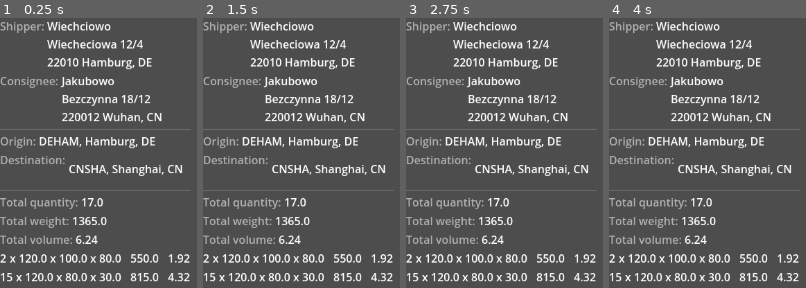
Above: before the commit, frames 1-4 (left to right).
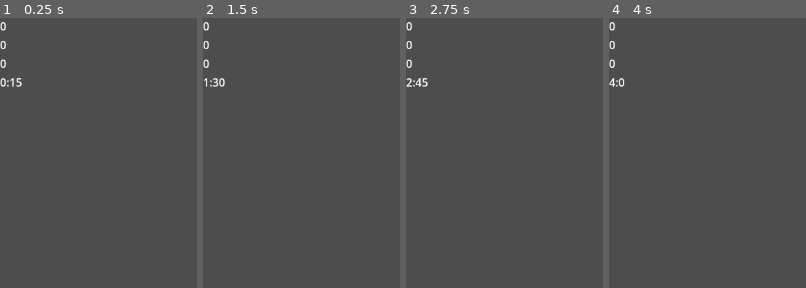
Above: after the commit, the same moments.

Repository: Wiechciu/eta-unknown
Game: Godot game, scene res://scenes/main_scene.tscn
Two runs of this game, one before a commit and one after it. Both use one fixed random seed, a clock stepped at 60 frames per second and the inputs below.
Inputs:
- Up to frame 1 (0.25 s): no input
- Up to frame 2 (1.5 s): tap Enter at 0.5 s; tap Space at 1.25 s
- Up to frame 3 (2.75 s): tap Enter at 2 s
- Up to frame 4 (4 s): tap Space at 2.75 s; tap Enter at 3.5 s

The runs differ from the first frame. In frame 1, 14% of the frame differs, in the area x 0-97%, y 1-98%; in frame 2, 14%; in frame 3, 14%; in frame 4, 14%.

Commit message:
Added basic people, companies, timer

Diff:
--- /dev/null
+++ b/companies/company.gd
@@ -0,0 +1,5 @@
+class_name Company
+extends Resource
+
+
+@export var party_details: Party
--- /dev/null
+++ b/companies/competitor_company_1.tres
@@ -0,0 +1,9 @@
+[gd_resource type="Resource" script_class="Company" load_steps=3 format=3 uid="uid://dvlk2k2kysdhw"]
+
+[ext_resource type="Script" path="res://companies/company.gd" id="1_utofo"]
+[ext_resource type="Resource" uid="uid://chperexo13dym" path="res://parties/competitor_company_1.tres" id="2_pjxxi"]
+
+[resource]
+script = ExtResource("1_utofo")
+party_details = ExtResource("2_pjxxi")
+metadata/_custom_type_script = ExtResource("1_utofo")
--- /dev/null
+++ b/companies/competitor_company_2.tres
@@ -0,0 +1,9 @@
+[gd_resource type="Resource" script_class="Company" load_steps=3 format=3 uid="uid://bbmj0abnayuv8"]
+
+[ext_resource type="Script" path="res://companies/company.gd" id="1_apymd"]
+[ext_resource type="Resource" uid="uid://xsdl1djl82em" path="res://parties/competitor_company_2.tres" id="2_vma71"]
+
+[resource]
+script = ExtResource("1_apymd")
+party_details = ExtResource("2_vma71")
+metadata/_custom_type_script = ExtResource("1_apymd")
--- /dev/null
+++ b/companies/player_company.tres
@@ -0,0 +1,9 @@
+[gd_resource type="Resource" script_class="Company" load_steps=3 format=3 uid="uid://bmwanxuwojv0n"]
+
+[ext_resource type="Script" path="res://companies/company.gd" id="1_givca"]
+[ext_resource type="Resource" uid="uid://diibq6mm6lxsn" path="res://parties/player_company.tres" id="2_x14m0"]
+
+[resource]
+script = ExtResource("1_givca")
+party_details = ExtResource("2_x14m0")
+metadata/_custom_type_script = ExtResource("1_givca")
--- a/documents/shipping_order.tscn
+++ b/documents/shipping_order/shipping_order.tscn
@@ -1,6 +1,6 @@
 [gd_scene load_steps=5 format=3 uid="uid://byup0xasld7sf"]
 
-[ext_resource type="Script" path="res://documents/shipping_order.gd" id="1_i3w6w"]
+[ext_resource type="Script" path="res://documents/shipping_order/shipping_order.gd" id="1_i3w6w"]
 [ext_resource type="Resource" uid="uid://d3ijp60vruc74" path="res://shipments/example_shipment_1.tres" id="2_a6u7x"]
 [ext_resource type="LabelSettings" uid="uid://dbxrdxwwawld3" path="res://themes/document_label_settings.tres" id="3_uq1ad"]
 [ext_resource type="PackedScene" uid="uid://bisun2rrujs6p" path="res://documents/document_dimension_set.tscn" id="4_pg3yj"]
--- /dev/null
+++ b/parties/competitor_company_1.tres
@@ -0,0 +1,14 @@
+[gd_resource type="Resource" script_class="Party" load_steps=2 format=3 uid="uid://chperexo13dym"]
+
+[ext_resource type="Script" path="res://parties/party.gd" id="1_ug8nf"]
+
+[resource]
+script = ExtResource("1_ug8nf")
+name = "Competitor Company 1"
+street_name = "Better Way"
+street_number = "13"
+house_number = "12"
+postal_code = "20122"
+city_name = "Hamburg"
+country_code = "DE"
+metadata/_custom_type_script = ExtResource("1_ug8nf")
--- /dev/null
+++ b/parties/competitor_company_2.tres
@@ -0,0 +1,14 @@
+[gd_resource type="Resource" script_class="Party" load_steps=2 format=3 uid="uid://xsdl1djl82em"]
+
+[ext_resource type="Script" path="res://parties/party.gd" id="1_m8kcu"]
+
+[resource]
+script = ExtResource("1_m8kcu")
+name = "Competitor Company 2"
+street_name = "Hudson River"
+street_number = "100"
+house_number = "212"
+postal_code = "32100"
+city_name = "Berlin"
+country_code = "DE"
+metadata/_custom_type_script = ExtResource("1_m8kcu")
--- /dev/null
+++ b/parties/player_company.tres
@@ -0,0 +1,14 @@
+[gd_resource type="Resource" script_class="Party" load_steps=2 format=3 uid="uid://diibq6mm6lxsn"]
+
+[ext_resource type="Script" path="res://parties/party.gd" id="1_h0k5d"]
+
+[resource]
+script = ExtResource("1_h0k5d")
+name = "Player Company"
+street_name = "Dudson"
+street_number = "10"
+house_number = "1"
+postal_code = "21001"
+city_name = "Hamburg"
+country_code = "DE"
+metadata/_custom_type_script = ExtResource("1_h0k5d")
--- /dev/null
+++ b/people/job_position/director.tres
@@ -0,0 +1,9 @@
+[gd_resource type="Resource" script_class="JobPosition" load_steps=2 format=3 uid="uid://mnq0jaym4y41"]
+
+[ext_resource type="Script" path="res://people/job_position/job_position.gd" id="1_1vnli"]
+
+[resource]
+script = ExtResource("1_1vnli")
+job_title = "Director"
+salary = 3000
+metadata/_custom_type_script = ExtResource("1_1vnli")
--- /dev/null
+++ b/people/job_position/freight_forwarder.tres
@@ -0,0 +1,9 @@
+[gd_resource type="Resource" script_class="JobPosition" load_steps=2 format=3 uid="uid://cor07h6lxcx7m"]
+
+[ext_resource type="Script" path="res://people/job_position/job_position.gd" id="1_qkhl1"]
+
+[resource]
+script = ExtResource("1_qkhl1")
+job_title = "Freight Forwarder"
+salary = 1300
+metadata/_custom_type_script = ExtResource("1_qkhl1")
--- /dev/null
+++ b/people/job_position/intern.tres
@@ -0,0 +1,9 @@
+[gd_resource type="Resource" script_class="JobPosition" load_steps=2 format=3 uid="uid://bdbgfky30cmg1"]
+
+[ext_resource type="Script" path="res://people/job_position/job_position.gd" id="1_hv04g"]
+
+[resource]
+script = ExtResource("1_hv04g")
+job_title = "Intern"
+salary = 500
+metadata/_custom_type_script = ExtResource("1_hv04g")
--- /dev/null
+++ b/people/job_position/job_position.gd
@@ -0,0 +1,6 @@
+class_name JobPosition
+extends Resource
+
+
+@export var job_title: String
+@export var salary: int
--- /dev/null
+++ b/people/job_position/manager.tres
@@ -0,0 +1,9 @@
+[gd_resource type="Resource" script_class="JobPosition" load_steps=2 format=3 uid="uid://bvgb5jcxb3l46"]
+
+[ext_resource type="Script" path="res://people/job_position/job_position.gd" id="1_v12gc"]
+
+[resource]
+script = ExtResource("1_v12gc")
+job_title = "Manager"
+salary = 2000
+metadata/_custom_type_script = ExtResource("1_v12gc")
--- /dev/null
+++ b/people/job_position/team_leader.tres
@@ -0,0 +1,9 @@
+[gd_resource type="Resource" script_class="JobPosition" load_steps=2 format=3 uid="uid://dp2hi7q5vmy0e"]
+
+[ext_resource type="Script" path="res://people/job_position/job_position.gd" id="1_wxair"]
+
+[resource]
+script = ExtResource("1_wxair")
+job_title = "Team Leader"
+salary = 1500
+metadata/_custom_type_script = ExtResource("1_wxair")
--- /dev/null
+++ b/people/person.gd
@@ -0,0 +1,6 @@
+class_name Person
+extends Resource
+
+
+@export var employer: Company
+@export var job_position: JobPosition
--- /dev/null
+++ b/people/player.gd
@@ -0,0 +1,2 @@
+class_name Player
+extends Person
--- /dev/null
+++ b/people/player.tres
@@ -0,0 +1,11 @@
+[gd_resource type="Resource" script_class="Player" load_steps=4 format=3 uid="uid://ciaha88jajqpu"]
+
+[ext_resource type="Script" path="res://people/player.gd" id="1_may7x"]
+[ext_resource type="Resource" uid="uid://bmwanxuwojv0n" path="res://companies/player_company.tres" id="1_up78m"]
+[ext_resource type="Resource" uid="uid://cor07h6lxcx7m" path="res://people/job_position/freight_forwarder.tres" id="2_26ebe"]
+
+[resource]
+script = ExtResource("1_may7x")
+employer = ExtResource("1_up78m")
+job_position = ExtResource("2_26ebe")
+metadata/_custom_type_script = ExtResource("1_may7x")
--- a/project.godot
+++ b/project.godot
@@ -18,6 +18,7 @@
 [autoload]
 
 GameManager="*res://systems/game_manager.tscn"
+GlobalTimer="*res://systems/global_timer.tscn"
 
 [rendering]
 
--- a/scenes/main_scene.tscn
+++ b/scenes/main_scene.tscn
@@ -1,7 +1,11 @@
-[gd_scene load_steps=2 format=3 uid="uid://b18oy35p17ir7"]
+[gd_scene load_steps=3 format=3 uid="uid://b18oy35p17ir7"]
 
-[ext_resource type="PackedScene" uid="uid://byup0xasld7sf" path="res://documents/shipping_order.tscn" id="1_w2twt"]
+[ext_resource type="PackedScene" uid="uid://b66husl1w3olw" path="res://systems/ui.tscn" id="1_pw63i"]
+[ext_resource type="PackedScene" uid="uid://byup0xasld7sf" path="res://documents/shipping_order/shipping_order.tscn" id="1_w2twt"]
 
 [node name="MainScene" type="Node"]
 
+[node name="Ui" parent="." instance=ExtResource("1_pw63i")]
+
 [node name="ShippingOrder" parent="." instance=ExtResource("1_w2twt")]
+visible = false
--- /dev/null
+++ b/systems/global_timer.gd
@@ -0,0 +1,25 @@
+extends Node
+
+
+@export var timer: int
+@export var minute: int:
+	get:
+		return (timer) % 60
+@export var hour: int:
+	get:
+		return (timer / 60) % 24
+@export var day: int:
+	get:
+		return (timer / (60 * 24)) % 30
+@export var week: int:
+	get:
+		return (timer / (60 * 24 * 7)) % 52
+@export var month: int:
+	get:
+		return (timer / (60 * 24  * 30)) % 12
+@export var year: int:
+	get:
+		return timer / (60 * 24  * 365)
+
+func _on_timer_timeout() -> void:
+	timer += 1
--- /dev/null
+++ b/systems/global_timer.tscn
@@ -0,0 +1,12 @@
+[gd_scene load_steps=2 format=3 uid="uid://dxvivk77gxyqi"]
+
+[ext_resource type="Script" path="res://systems/global_timer.gd" id="1_x67hd"]
+
+[node name="GlobalTimer" type="Node"]
+script = ExtResource("1_x67hd")
+
+[node name="Timer" type="Timer" parent="."]
+wait_time = 0.01
+autostart = true
+
+[connection signal="timeout" from="Timer" to="." method="_on_timer_timeout"]
--- /dev/null
+++ b/systems/ui.gd
@@ -0,0 +1,14 @@
+extends Control
+
+
+@export var month: Label
+@export var week: Label
+@export var day: Label
+@export var time: Label
+
+
+func _process(_delta: float) -> void:
+	month.text = str(GlobalTimer.month)
+	week.text = str(GlobalTimer.week)
+	day.text = str(GlobalTimer.day)
+	time.text = str(GlobalTimer.hour) + ":" + str(GlobalTimer.minute)
--- /dev/null
+++ b/systems/ui.tscn
@@ -0,0 +1,27 @@
+[gd_scene load_steps=2 format=3 uid="uid://b66husl1w3olw"]
+
+[ext_resource type="Script" path="res://systems/ui.gd" id="1_ywo4k"]
+
+[node name="Ui" type="VBoxContainer" node_paths=PackedStringArray("month", "week", "day", "time")]
+anchors_preset = 15
+anchor_right = 1.0
+anchor_bottom = 1.0
+grow_horizontal = 2
+grow_vertical = 2
+script = ExtResource("1_ywo4k")
+month = NodePath("Month")
+week = NodePath("Week")
+day = NodePath("Day")
+time = NodePath("Time")
+
+[node name="Month" type="Label" parent="."]
+layout_mode = 2
+
+[node name="Week" type="Label" parent="."]
+layout_mode = 2
+
+[node name="Day" type="Label" parent="."]
+layout_mode = 2
+
+[node name="Time" type="Label" parent="."]
+layout_mode = 2
Renamed: documents/shipping_order.gd -> documents/shipping_order/shipping_order.gd
